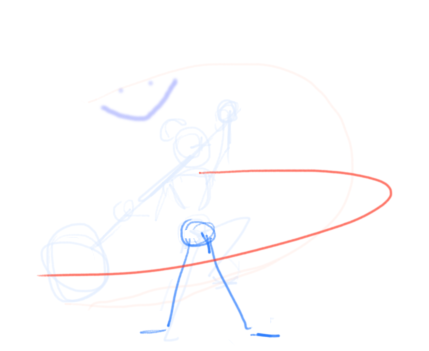
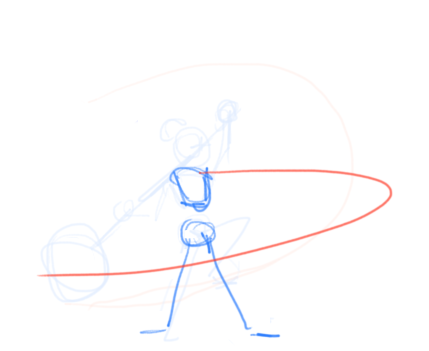
The second 429 × 351 image is a revision of the first. Changes to its layers:
painted on "Paint Layer 6" over (168, 166, 214, 213)
painted on "Paint Layer 5" over (99, 77, 214, 213)
painted on "Paint Layer 4" over (99, 77, 214, 213)
